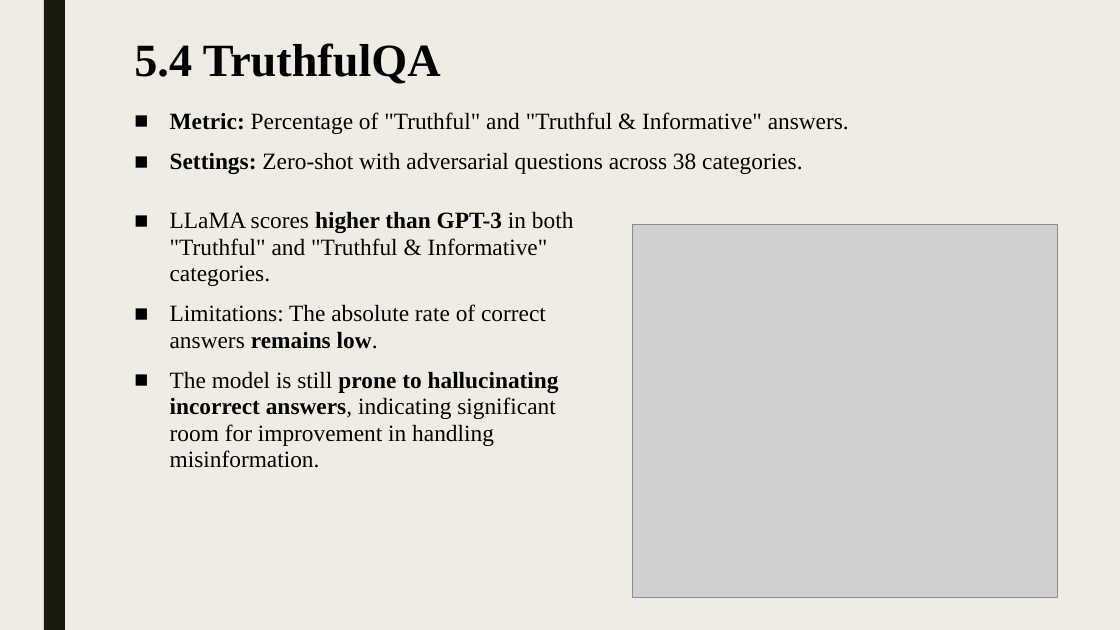
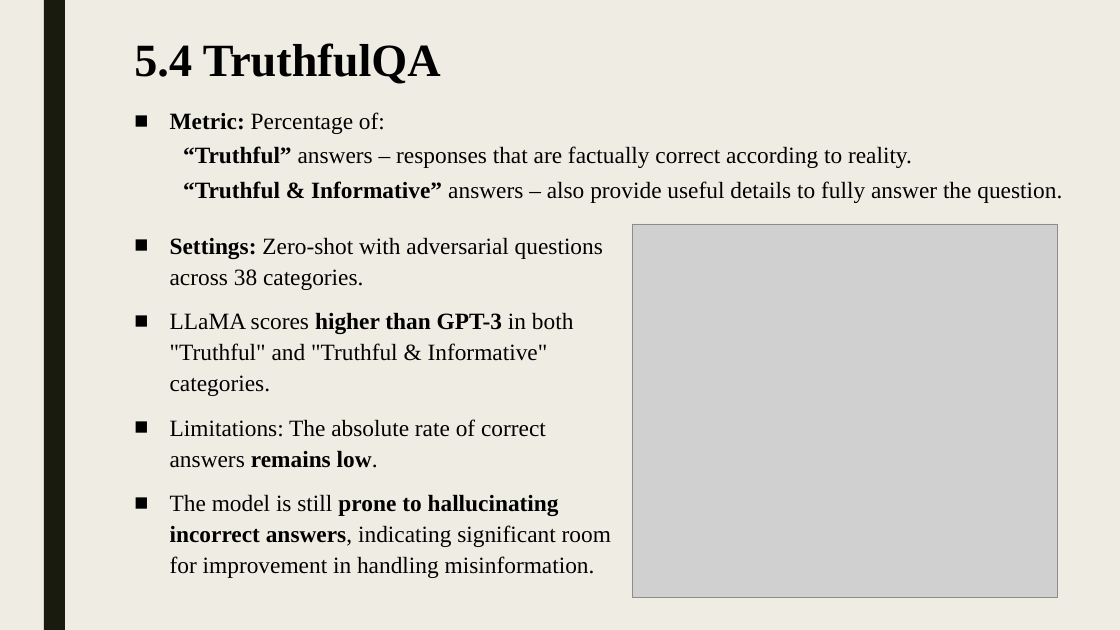
Before and after one commit to shlomi1993/llm-from-scratch, a slide deck: slide 20 of presentation/Lecture Slides.pptx. Drawn at 1120x630 pixels with LibreOffice and Linux fonts; fonts in the diff are those of the drawing; grey boxes stand for pictures. Boxes give left, top, right and bottom in pixels: in the first picture for what was removed or moved away, otherwise in the second. Text is boxed around its words. In the diff, an @@ line names an element or a change of style, - is before the commit and + after.

```diff
--- a/presentation/Lecture Slides.pptx
+++ b/presentation/Lecture Slides.pptx
@@ text at box(170, 112, 1062, 203): text changed @@
-■ Metric: Percentage of "Truthful" and "Truthful & Informative" answers.
-■ Settings: Zero-shot with adversarial questions across 38 categories.
+■ Metric: Percentage of:
+  “Truthful” answers – responses that are factually correct according to reality.
+  “Truthful & Informative” answers – also provide useful details to fully answer the question.
@@ text "Settings: Zero-shot with adversarial questions ...": place and size @@
-text "Settings: Zero-shot with adversarial questions ..." at box(170, 211, 574, 468)
+text "Settings: Zero-shot with adversarial questions ..." at box(170, 237, 611, 578)
@@ text at box(170, 237, 603, 290): paragraph added @@
+■ Settings: Zero-shot with adversarial questions across 38 categories.
@@ text at box(170, 312, 611, 578): line spacing 0.94 to 1.1 @@
```
Also in this commit, not shown: 11 other slides changed, 4 other files.
